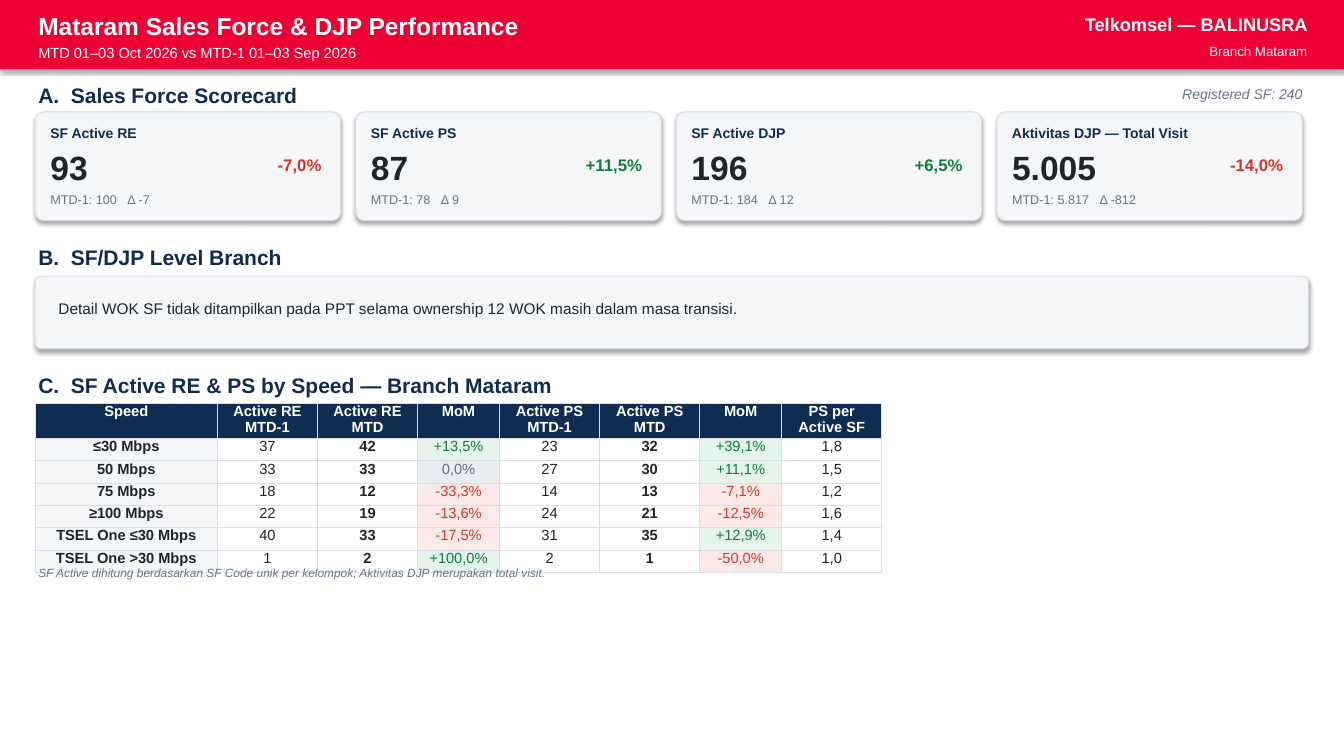
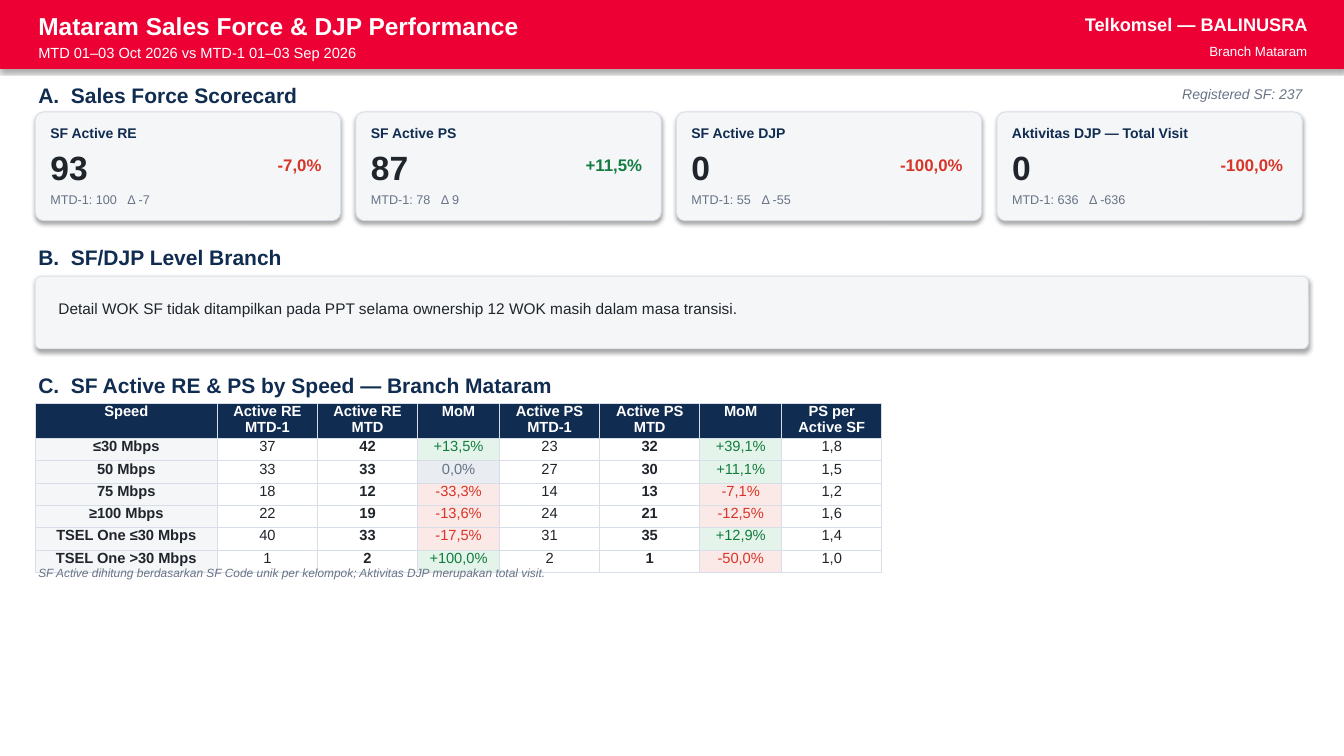
Before and after one commit to linktreehhbalnus-eng/wow_balnus, a slide deck: slide 2 of beta_12wok/reports/BRANCH_MATARAM_PERFORMANCE_SUMMARY_20261003_INARA.pptx. Drawn at 1344x756 pixels with LibreOffice and Linux fonts; fonts in the diff are those of the drawing. Boxes give left, top, right and bottom in pixels: in the first picture for what was removed or moved away, otherwise in the second. Text is boxed around its words. In the diff, an @@ line names an element or a change of style, - is before the commit and + after.

```diff
--- a/beta_12wok/reports/BRANCH_MATARAM_PERFORMANCE_SUMMARY_20261003_INARA.pptx
+++ b/beta_12wok/reports/BRANCH_MATARAM_PERFORMANCE_SUMMARY_20261003_INARA.pptx
@@ text at bbox=[1182, 89, 1302, 102]: text changed @@
-Registered SF: 240
+Registered SF: 237
@@ text at bbox=[691, 156, 710, 181]: text changed @@
-196
+0
@@ text at bbox=[900, 159, 962, 174]: text changed; text colour #137D3F to #D73527 @@
-+6,5%
+-100,0%
@@ text at bbox=[1012, 156, 1031, 181]: text changed @@
-5.005
+0
@@ text at bbox=[1221, 159, 1283, 174]: text changed @@
--14,0%
+-100,0%
@@ text at bbox=[691, 195, 791, 204]: text changed @@
-MTD-1: 184 Δ 12
+MTD-1: 55 Δ -55
@@ text at bbox=[1012, 195, 1125, 204]: text changed @@
-MTD-1: 5.817 Δ -812
+MTD-1: 636 Δ -636
```
Also in this commit, not shown: 5 other slides changed, 12 other files.
